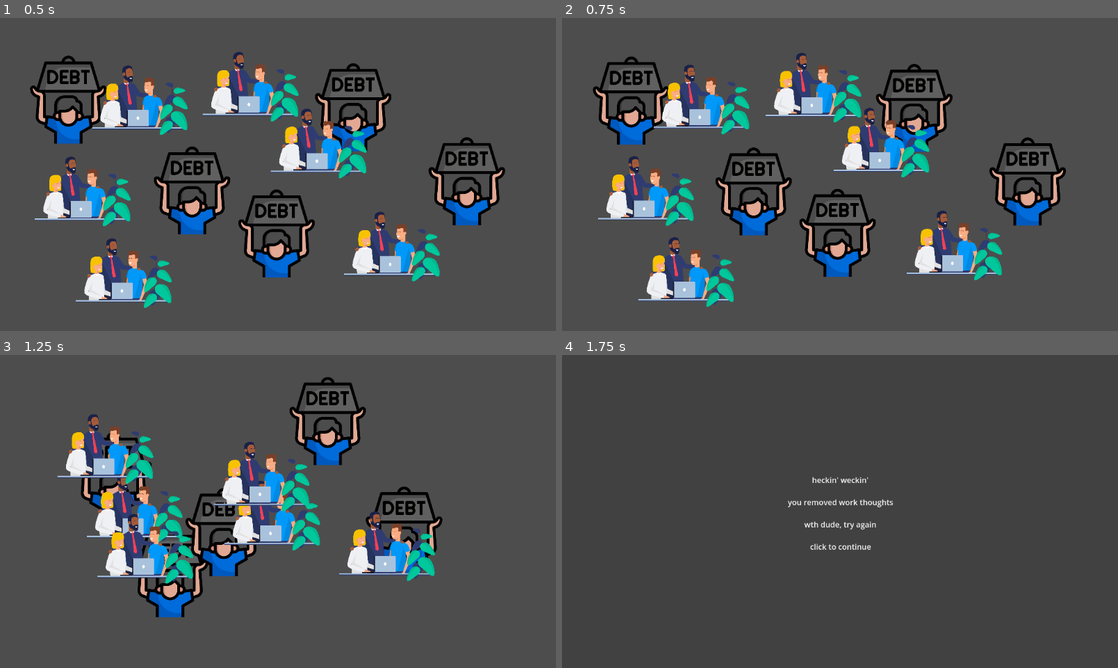
Above: before the commit, frames 1-4 (two rows, left to right).
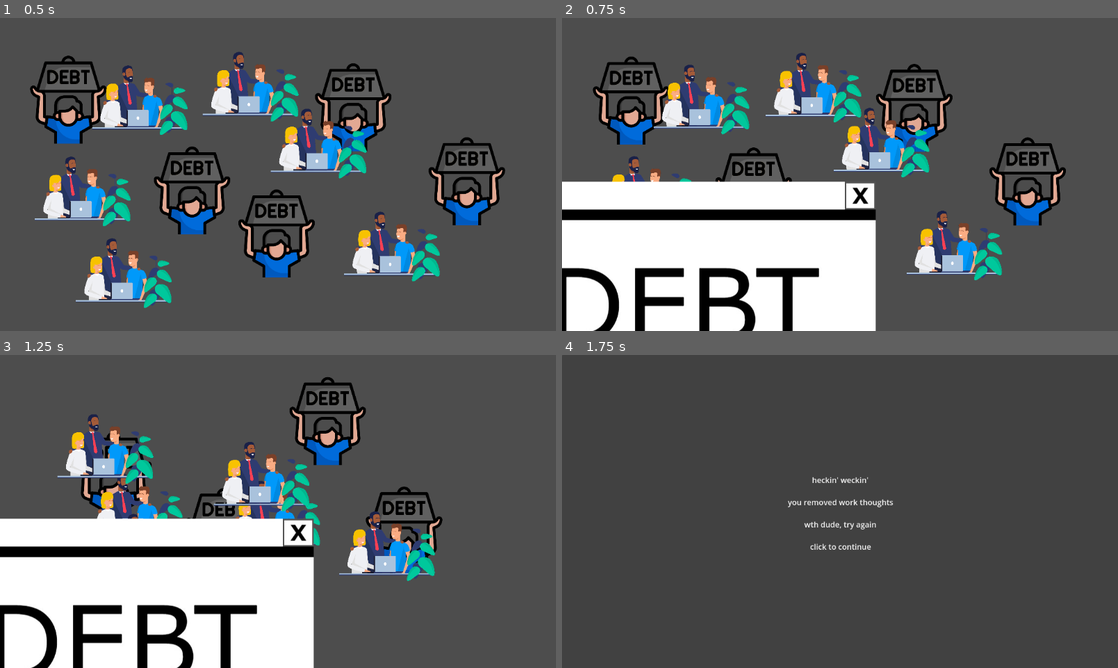
Above: after the commit, the same moments.

Repository: T3C-NEO/GoM-prototype
Game: Godot game, scene res://minigame.tscn
Two runs of this game, one before a commit and one after it. Both use one fixed random seed, a clock stepped at 60 frames per second and the inputs below. This scene is started directly instead of the project's main scene.
Inputs (mouse positions are in pixels of both pictures, inside the frame that each line leads up to):
- Up to frame 1 (0.5 s): no input
- Up to frame 2 (0.75 s): move the mouse to (962, 158) at 0.52 s; press the mouse at (962, 158) at 0.53 s; hold W (forward) from 0.53 s (still down)
- Up to frame 3 (1.25 s): keep holding W (forward)
- Up to frame 4 (1.75 s): move the mouse to (728, 527) at 1.27 s; release W (forward) at 1.28 s; release the mouse at (728, 527) at 1.28 s; click (728, 527) at 1.35 s

Frame 1 is identical in both runs. In frame 2, 26% of the frame differs, in the area x 0-57%, y 52-100%; in frame 3, 26%; in frame 4, nothing differs.

Commit message:
starting on debt popups

Diff:
--- /dev/null
+++ b/debt_popup.gd
@@ -0,0 +1,22 @@
+extends Node2D
+
+
+@onready var time = $Timer;
+@onready var time2 = $Timer2;
+
+@onready var debt = $DebtPopup;
+# Called when the node enters the scene tree for the first time.
+func _ready() -> void:
+	pass # Replace with function body.
+
+
+# Called every frame. 'delta' is the elapsed time since the previous frame.
+func _process(delta: float) -> void:
+	debt.scale.y = 1-(time2.time_left*4);
+	debt.scale.x = 1-(time2.time_left*4);
+	debt.modulate.g = time.time_left;
+	debt.modulate.b = time.time_left;
+
+
+func _on_timer_timeout() -> void:
+	pass # Replace with function body.
--- /dev/null
+++ b/debt_popup.tscn
@@ -0,0 +1,22 @@
+[gd_scene load_steps=3 format=3 uid="uid://dbyq1awi0oda3"]
+
+[ext_resource type="Texture2D" uid="uid://yqcq3y70wneu" path="res://assets/debtPopup.jpg" id="1_gn6ws"]
+[ext_resource type="Script" path="res://debt_popup.gd" id="1_pj16b"]
+
+[node name="debtPopup" type="Node2D"]
+script = ExtResource("1_pj16b")
+
+[node name="DebtPopup" type="Sprite2D" parent="."]
+texture = ExtResource("1_gn6ws")
+
+[node name="Timer" type="Timer" parent="."]
+wait_time = 2.0
+one_shot = true
+autostart = true
+
+[node name="Timer2" type="Timer" parent="."]
+wait_time = 0.25
+one_shot = true
+autostart = true
+
+[connection signal="timeout" from="Timer" to="." method="_on_timer_timeout"]
--- a/minigame.gd
+++ b/minigame.gd
@@ -1,5 +1,6 @@
 extends Node2D
 
+@onready var prong = preload("res://debt_popup.tscn");
 var debt = 5
 # Called when the node enters the scene tree for the first time.
 func _ready() -> void:
@@ -11,7 +12,10 @@
 	if (debt == 0):
 		Game.DebtDone = true
 		get_tree().change_scene_to_file("res://overworld.tscn")
-
+	if (Input.is_action_pressed("mouse_left")):
+		var prongs = prong.instantiate();
+		prongs.position = Vector2(250, 555);
+		add_child(prongs);
 
 
 
Binary file added: assets/debtPopup.jpg
Not shown, added: assets/debtPopup.jpg.import
Not shown, changed: .gitignore
Not shown, added: debAF0B.tmp
Not shown, added: debC5FD.tmp
